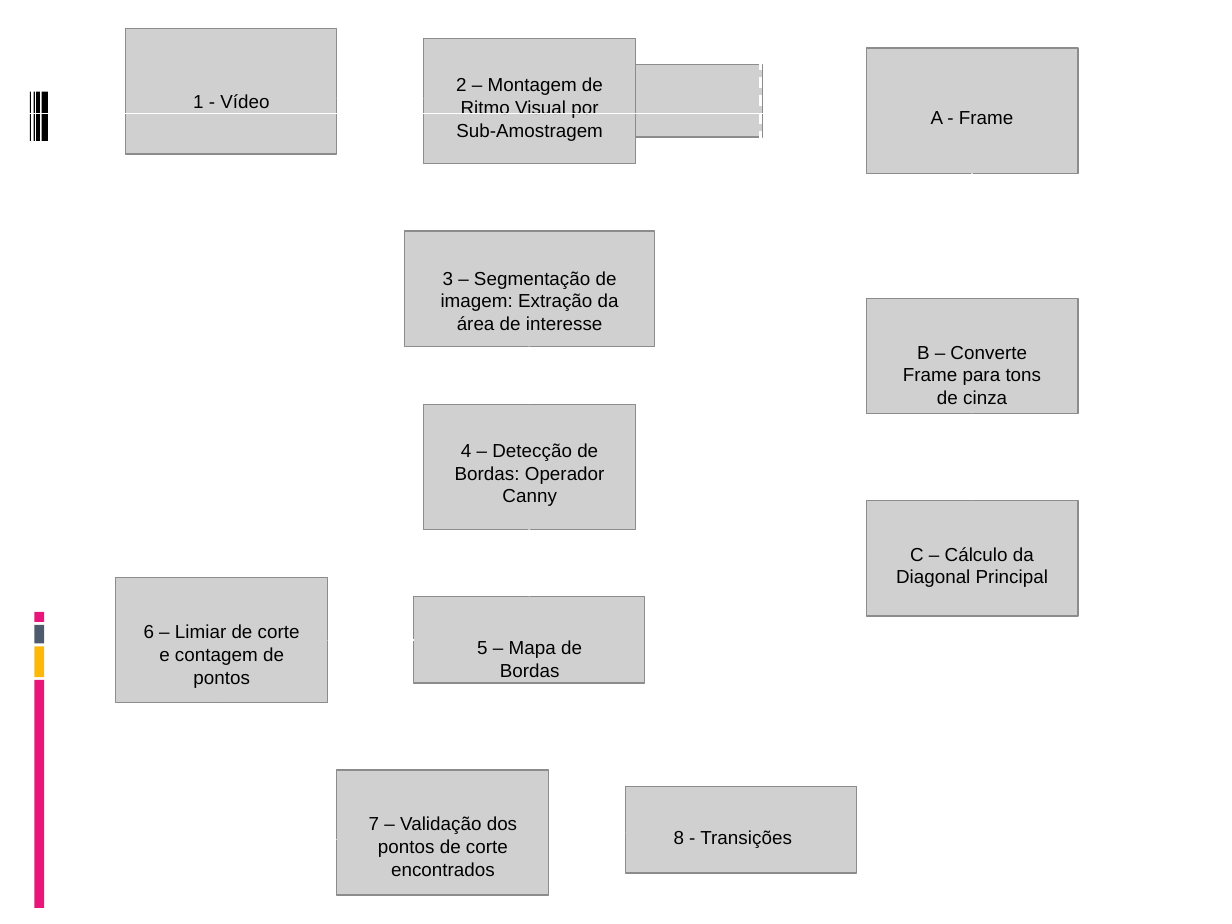
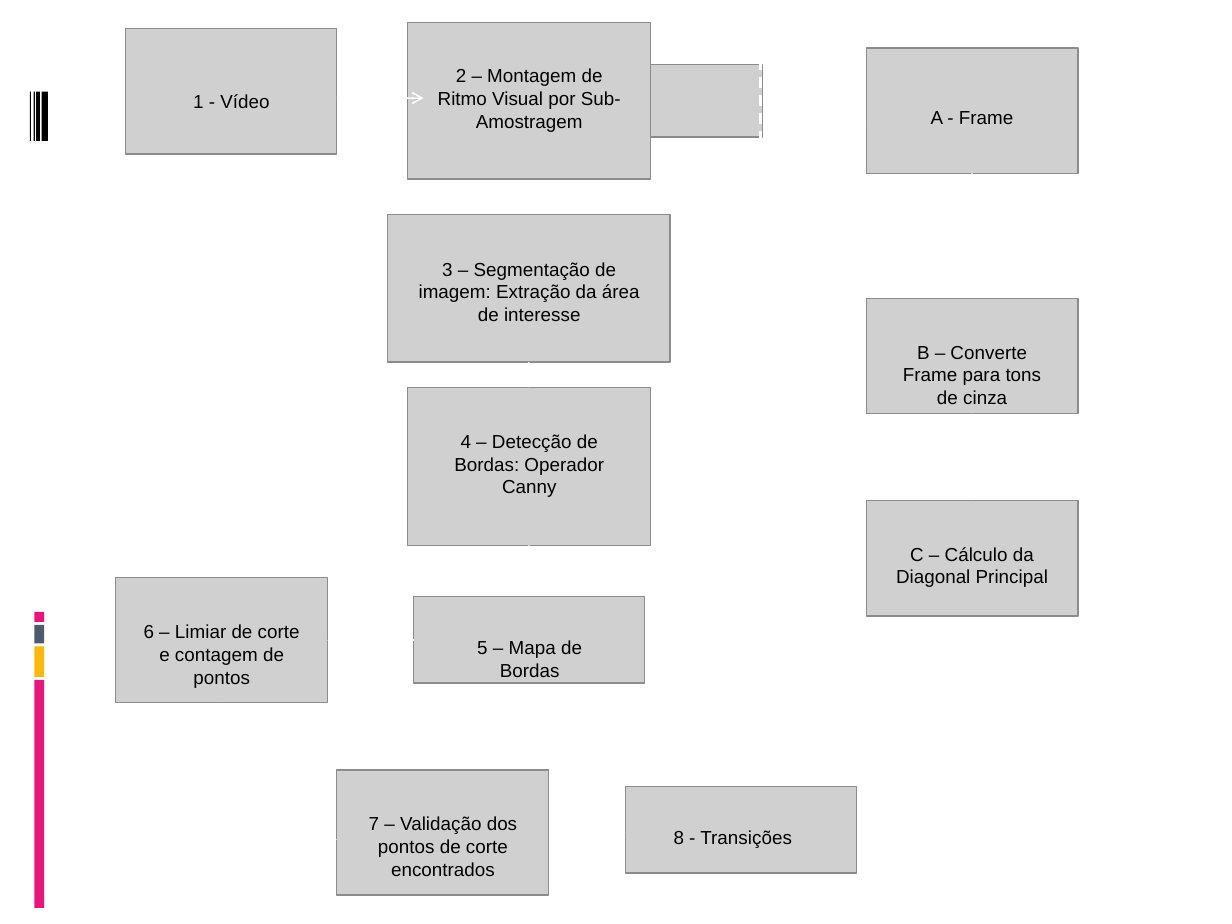
Before and after one commit to fabriciols/m-fit, a slide deck: slide 6 of DOCS/Apresentação/Apresentação_Final.ppt. Drawn at 1232x924 pixels with LibreOffice and Linux fonts; fonts in the diff are those of the drawing; grey boxes stand for pictures; background and template pictures are left out. Boxes give left, top, right and bottom in pixels: in the first picture for what was removed or moved away, otherwise in the second. Text is boxed around its words. In the diff, an @@ line names an element or a change of style, - is before the commit and + after.

```diff
--- a/DOCS/Apresentação/Apresentação_Final.ppt
+++ b/DOCS/Apresentação/Apresentação_Final.ppt
@@ picture: place and size @@
-picture at bbox=[424, 38, 636, 164]
+picture at bbox=[408, 22, 650, 179]
@@ text "2 – Montagem de Ritmo ..." rewrapped from bbox=[456, 77, 603, 141] to bbox=[438, 68, 621, 132] @@
@@ elbow arrow moved from (866, 558) - (866, 113) to (866, 558) - (866, 123) @@
@@ arrow moved from (530, 164) - (530, 232) to (529, 179) - (529, 214) @@
@@ picture: place and size @@
-picture at bbox=[404, 232, 654, 347]
+picture at bbox=[388, 214, 670, 362]
@@ text "3 – Segmentação de imagem: ..." rewrapped from bbox=[441, 271, 619, 330] to bbox=[419, 262, 640, 321] @@
@@ picture: place and size @@
-picture at bbox=[424, 404, 636, 530]
+picture at bbox=[408, 388, 650, 546]
@@ arrow moved from (530, 346) - (530, 404) to (529, 362) - (529, 388) @@
@@ text "4 – Detecção de Bordas: ...": place and size @@
-text "4 – Detecção de Bordas: ..." at bbox=[455, 443, 605, 506]
+text "4 – Detecção de Bordas: ..." at bbox=[454, 434, 604, 497]
@@ arrow moved from (530, 530) - (530, 596) to (529, 546) - (529, 580) @@
```
Also in this commit, not shown: 1 slide added, 1 slide removed, 1 other file.
